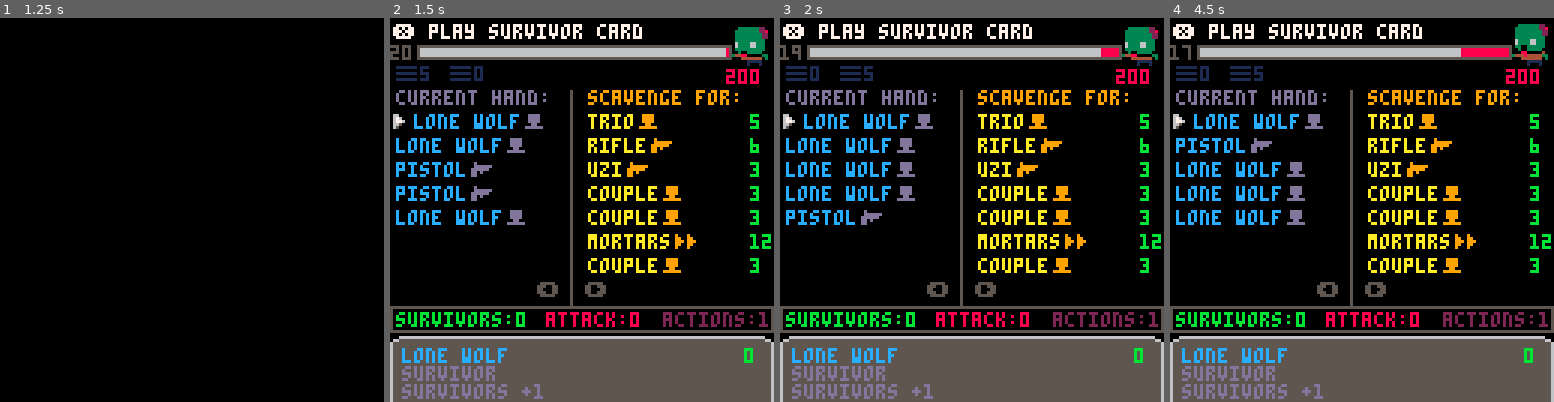
Above: before the commit, frames 1-4 (left to right).
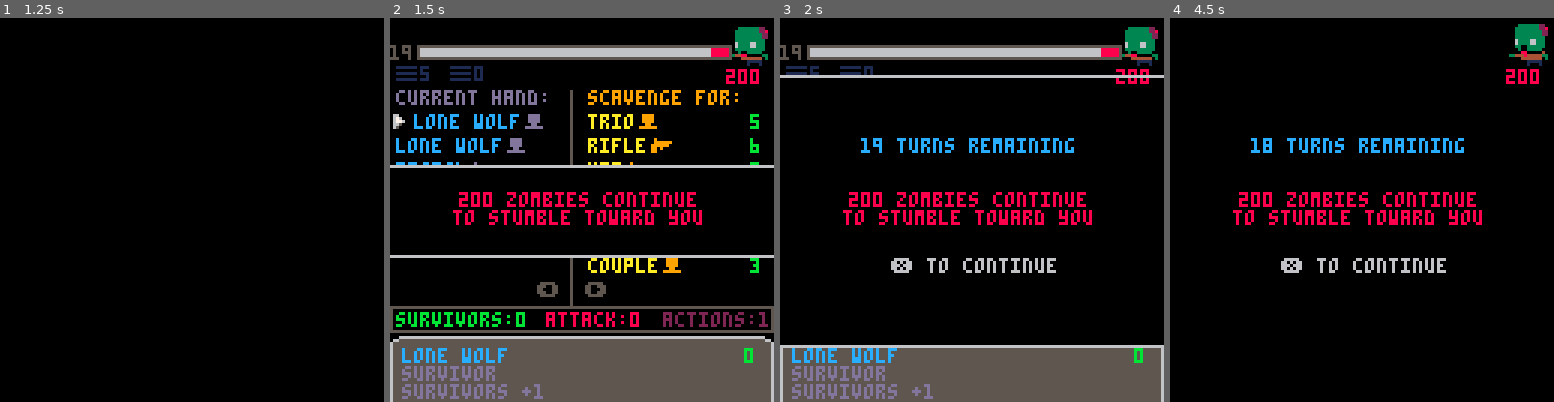
Above: after the commit, the same moments.

Repository: jeff-adams/pico8
Game: PICO-8 cartridge dev/zombie.p8
Same seed, same stepped clock (60 frames per second), same inputs: the game is played once before the commit and once after it.
Inputs:
- Up to frame 1 (1.25 s): tap X (X key) at 0.33, 1.07 s; tap O (Z key) at 0.7 s
- Up to frame 2 (1.5 s): no input
- Up to frame 3 (2 s): hold Right from 1.6 s (still down); tap O (Z key) at 1.7 s; tap X (X key) at 1.85 s
- Up to frame 4 (4.5 s): release Right at 2.1 s; tap O (Z key) every 0.4 s from 2.1 to 4.1 s; hold Up 2.15-2.42 s; hold Right 2.47-3.03 s; tap X (X key) at 2.97, 4.08 s; hold Left 3.08-3.58 s; hold Down 3.63-3.97 s; hold Right from 4.02 s (still down)

Frame 1 is identical in both runs. In frame 2, 7.9% of the frame differs, in the area x 0-100%, y 1-63%; in frame 3, 20%; in frame 4, 36%, in the area x 0-100%, y 1-100%.

Commit message:
Add number animation to turn

Diff:
--- a/dev/zombie.p8
+++ b/dev/zombie.p8
@@ -9,12 +9,11 @@
 --◆juices
 --animate card movement
 --particles for trashing
---animate turn end
---sfx for attacking
+--animate turn end needs work
+--sfx for attacking needs work
 --splash page pixel art
 
 --◆fixes
---turn end clip border
 --possible bug when trashing?
 --balance cards
 
@@ -202,7 +201,7 @@
 			cost=4,
 			title="caffeine",
 			ctype="action",
-			desc="action +2 and draw 1 card",
+			desc="action +1 and draw 1 card",
 			actions=
 			{
 				{
@@ -261,10 +260,6 @@
 	return objs
 end
 
-function attack_horde()
-	horde-=atk
-end
-
 function printc(_text,_y,_c,_oc)
 	local _x=(127-#_text/2*8)/2
 	if _oc then
@@ -284,85 +279,6 @@
 	print(_text,_x-1,_y-1,_oc)
 	print(_text,_x,_y-1,_oc)
 	print(_text,_x,_y,_c)
-end
-
-function win_check()
-	if horde<=0 then
-		sfx(5)
-		win=true
-		change_state(update_gameover,draw_gameover)
-	elseif turns <=0 then
-		sfx(4)
-		win=false
-		change_state(update_gameover,draw_gameover)
-	end
-end
-
-function change_state(_update,_draw)
-	previous={update=update_state,draw=draw_state}
-	update_state=_update
-	draw_state=_draw
-end
-
-function previous_state()
-	local _p=previous
-	change_state(_p.update,_p.draw)
-end
-
-function cards_contain(_cards,_ctype)
-	local _result=false
-	for _c in all(_cards) do
-		if _c.ctype==_ctype then
-			_result=true
-		end
-	end
-	return _result
-end
--->8
---actions
-
-function draw_action(_amount)
-	draw_cards(_amount)
-end
-
-function trash_action(_amount)
-	current.sel=1
-	selector.frames={34,35}
-	change_state(update_trash,draw_trash)
-end
-
-function action_action(_amount)
-	acts+=_amount
-end
-
-function surv_action(_amount)
-	surv+=_amount
-end
-
-function scavenge_action(_amount)
-	scvng+=_amount
-end
-
-function attack_action(_amount)
-	atk+=_amount
-end
-
-function trash_card()
-	del(hand,hand[current.sel])
-	if current.sel!=1 then
-		previous_card()
-	end
-	previous_state()
-end
-
-function end_turn()
-	attack_horde()
-	atking=0
-	change_state(update_turn,draw_turn)
-	is_player_turn=false
-	turns-=1
-	win_check()
-	if win==nil then sfx(2) end
 end
 
 function fadeout()
@@ -385,6 +301,91 @@
   end
 end
 
+function win_check()
+	if horde<=0 then
+		sfx(5)
+		win=true
+		change_state(update_gameover,draw_gameover)
+	elseif turns <=0 then
+		sfx(4)
+		win=false
+		change_state(update_gameover,draw_gameover)
+	end
+end
+
+function change_state(_update,_draw)
+	previous={update=update_state,draw=draw_state}
+	update_state=_update
+	draw_state=_draw
+end
+
+function previous_state()
+	local _p=previous
+	change_state(_p.update,_p.draw)
+end
+
+function cards_contain(_cards,_ctype)
+	local _result=false
+	for _c in all(_cards) do
+		if _c.ctype==_ctype then
+			_result=true
+		end
+	end
+	return _result
+end
+-->8
+--actions
+
+function draw_action(_amount)
+	draw_cards(_amount)
+end
+
+function trash_action(_amount)
+	current.sel=1
+	selector.frames={34,35}
+	change_state(update_trash,draw_trash)
+end
+
+function action_action(_amount)
+	acts+=_amount
+end
+
+function surv_action(_amount)
+	surv+=_amount
+end
+
+function scavenge_action(_amount)
+	scvng+=_amount
+end
+
+function attack_action(_amount)
+	atk+=_amount
+end
+
+function trash_card()
+	del(hand,hand[current.sel])
+	if current.sel!=1 then
+		previous_card()
+	end
+	previous_state()
+end
+
+function end_turn()
+	atking=0
+	change_state(update_turn,draw_turn)
+	freeze=time()+2
+	change_state(update_freeze,draw_turn)
+	is_player_turn=false
+	turns-=1
+	win_check()
+	if win==nil then sfx(2) end
+end
+
+function attack_horde()
+	horde-=atk
+	add(numbers,{t="-"..atk,x=28,y=56,c=10,oc=0,life=45})
+	sfx(9)
+end
 -->8
 --cards
 
@@ -442,15 +443,15 @@
 function play_card(_card)
 	if _card.ctype=="survivor" then
 		surv+=_card.val
-		add(numbers,{t="+".._card.val,x=40,y=98,c=12,oc=0,life=30})
+		add(numbers,{t="+".._card.val,x=38,y=98,c=14,oc=0,life=30})
 		card_played(_card)
 	elseif _card.ctype=="weapon" then
 		atk+=_card.dmg
-		add(numbers,{t="+".._card.dmg,x=80,y=98,c=12,oc=0,life=30})
+		add(numbers,{t="+".._card.dmg,x=76,y=98,c=14,oc=0,life=30})
 		card_played(_card)
 	elseif acts>0 then
 		acts-=1
-		add(numbers,{t="-1",x=121,y=98,c=12,oc=0,life=30})
+		add(numbers,{t="-1",x=121,y=94,c=14,oc=0,life=30})
 		card_played(_card)
 		for _c in all(_card.actions) do
 			_c.action(_c.val)
@@ -591,7 +592,7 @@
 		sfx(8)
 		if current.sel==1 then
 			fadeout()
-			change_state(update_turn,draw_turn)
+			change_state(update_game,draw_game)
 		else
 			fadeout()
 			change_state(update_tutorial,draw_tutorial)
@@ -772,7 +773,6 @@
 
 function draw_horde()
 	--draw horde count
-	--rectfill(110,13,124,22,5)
 	printo(horde,112,17,8,0)
 	--draw zombie
 	palt(15)
@@ -876,20 +876,26 @@
 	if atking>=0 then
 		atking+=1
 		local _h=atking*2
-		--draw border first?
 		rectfill(0,64-_h-1,128,64+_h+1,6)
-		clip(0,64-_h,128,64+_h)
+		clip(0,64-_h,128,_h*2+1)
 		atking=_h>64 and -1 or atking
 	end
 
-	--old popup
---	draw_popup(56,0,6)
 	rectfill(0,0,128,128,0)
 	printc(turns.." turns remaining",40,12)
 	printc(horde.." zombies continue",58,8)
 	printc("to stumble toward you",64,8)
 	printc("❎ to continue",80,6)
 	draw_horde()
+	draw_numbers()
+
+	if atking<0 then
+		--attack animation
+		if atking==-1 and atk>0 then
+			attack_horde()
+		end
+		atking-=1
+	end
 end
 
 function draw_trash()
@@ -957,7 +963,7 @@
 function draw_numbers()
 	for _k,_v in pairs(numbers) do
 		printo(_v.t,_v.x,_v.y,_v.c,_v.oc)
-		_v.y-=1
+		_v.y-=0.5
 		_v.life-=1
 		if _v.life<=0 then
 			deli(numbers,_k)
@@ -985,12 +991,12 @@
 007007000000880000008800000ff0000ff0f0000ff00ff0fff033333333330ffff033333333322f000000000000000000000000000000000000000000000000
 0000000000008080000080800ffffff00ff000000f000f00fff063333663330ffff033333333330f000000000000000000000000000000000000000000000000
 000000000008800800088008000000000000000000000000fff063333663330ffff063333663330f000000000000000000000000000000000000000000000000
-000666666666600000000000000000000000000000000000fff033003333330ffff063333663330f000000000000000000000000000000000000000000000000
-066555555555566000000000000000000000000000000000ffff0300333330fffff033333333330f000000000000000000000000000000000000000000000000
-655555555555555600000000000000000000000000000000f00000880000040ff00003003333300f000000000000000000000000000000000000000000000000
-655555555555555600000000000000000000000000000000f033444844444330f033448800000330000000000000000000000000000000000000000000000000
-655555555555555600000000000000000000000000000000f000004444444030f000004444444030000000000000000000000000000000000000000000000000
-655555555555555600000000000000000000000000000000fffffff011111000fffffff011111000000000000000000000000000000000000000000000000000
+000666666666600000000007000000000000000000000000fff033003333330ffff063333663330f000000000000000000000000000000000000000000000000
+066555555555566000070077000000000000000000000000ffff0300333330fffff033333333330f000000000000000000000000000000000000000000000000
+655555555555555600770770000000000000000000000000f00000880000040ff00003003333300f000000000000000000000000000000000000000000000000
+655555555555555607777700000000000000000000000000f033444844444330f033448800000330000000000000000000000000000000000000000000000000
+655555555555555677077000000000000000000000000000f000004444444030f000004444444030000000000000000000000000000000000000000000000000
+655555555555555670070000000000000000000000000000fffffff011111000fffffff011111000000000000000000000000000000000000000000000000000
 655555555555555600000000000000000000000000000000fffffff010f010fffffffff010f010ff000000000000000000000000000000000000000000000000
 655555555555555600000000000000000000000000000000ffffffff00ff00ffffffffff00ff00ff000000000000000000000000000000000000000000000000
 00000000000000000000000000066600000000000000000000000000000000000000000000000000000000000000000000000000000000000000000000000000
Not shown, changed: the sound effects (__sfx__) section of dev/zombie.p8
